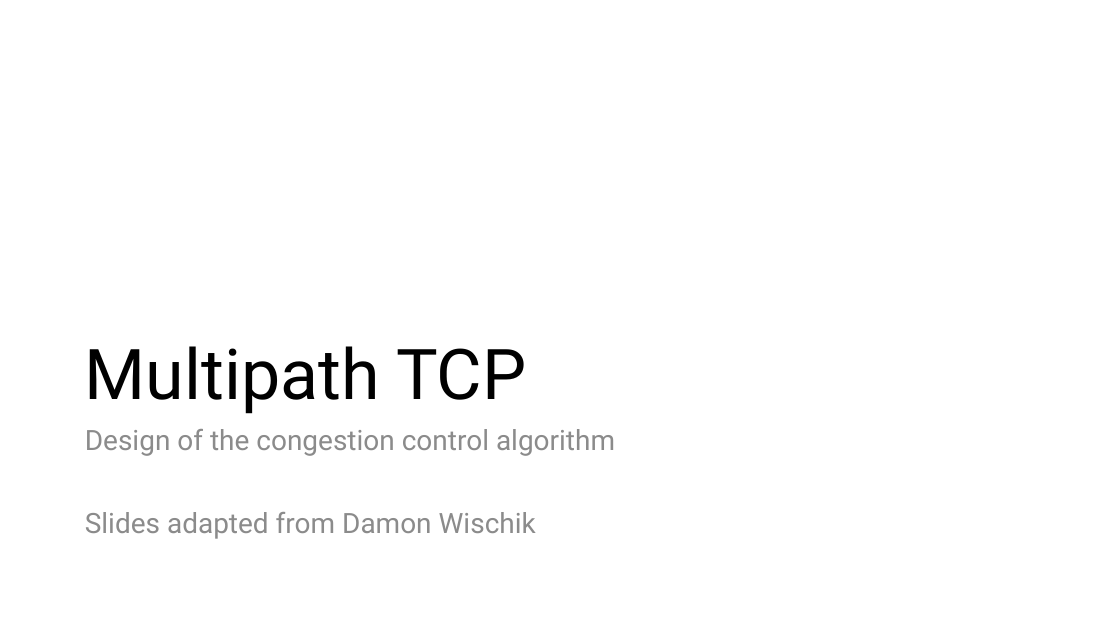
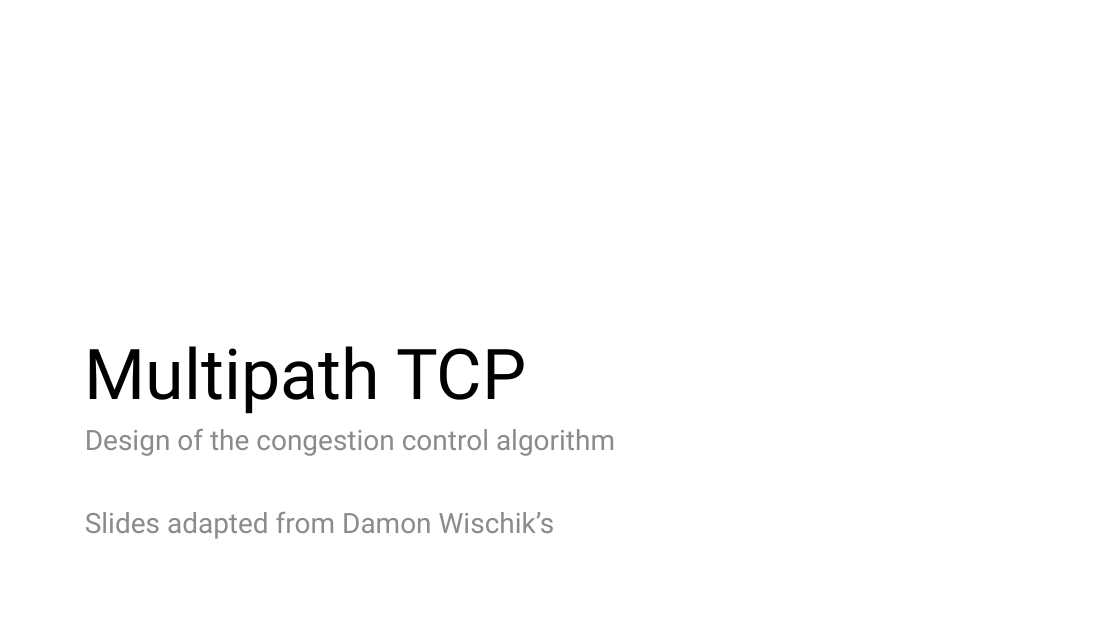
Before and after one commit to ngsrinivas/coursegen, a slide deck: slide 11 of ex/552-F19/lectures/20-mptcp.pptx. Drawn at 1120x630 pixels with LibreOffice and Linux fonts; fonts in the diff are those of the drawing. Boxes give left, top, right and bottom in pixels: in the first picture for what was removed or moved away, otherwise in the second. Text is boxed around its words. In the diff, an @@ line names an element or a change of style, - is before the commit and + after.

Commit message:
Nits in lecture slides on MPTCP

```diff
--- a/ex/552-F19/lectures/20-mptcp.pptx
+++ b/ex/552-F19/lectures/20-mptcp.pptx
@@ text at (85,512,555,539): text changed @@
-Slides adapted from Damon Wischik
+Slides adapted from Damon Wischik’s
```
Also in this commit, not shown: 1 other file.
